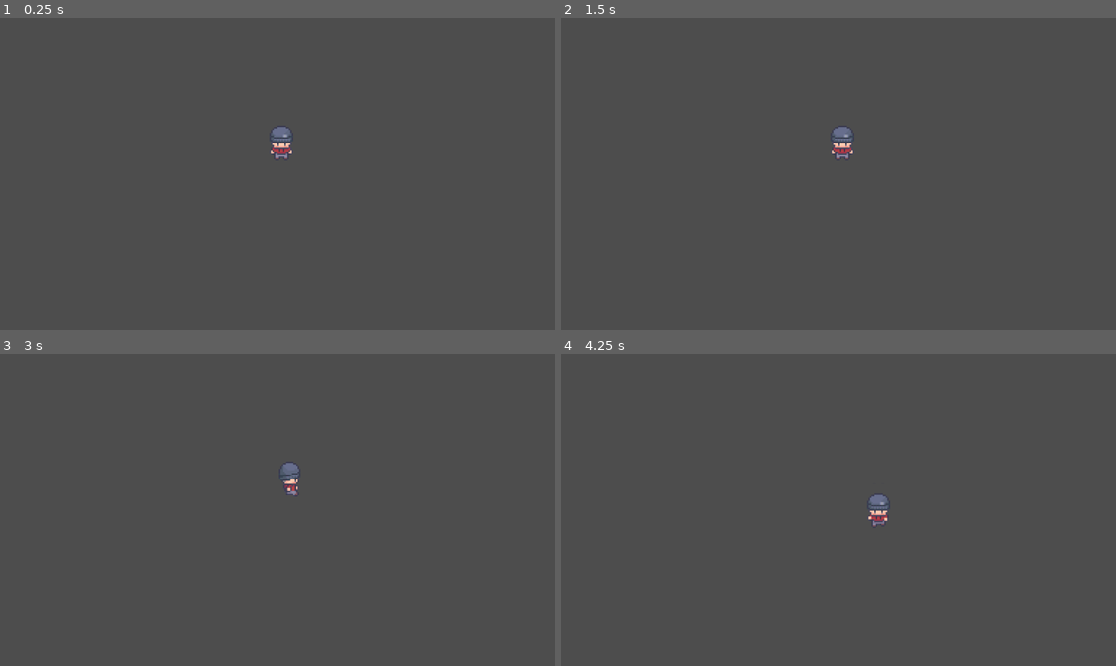
Above: before the commit, frames 1-4 (two rows, left to right).
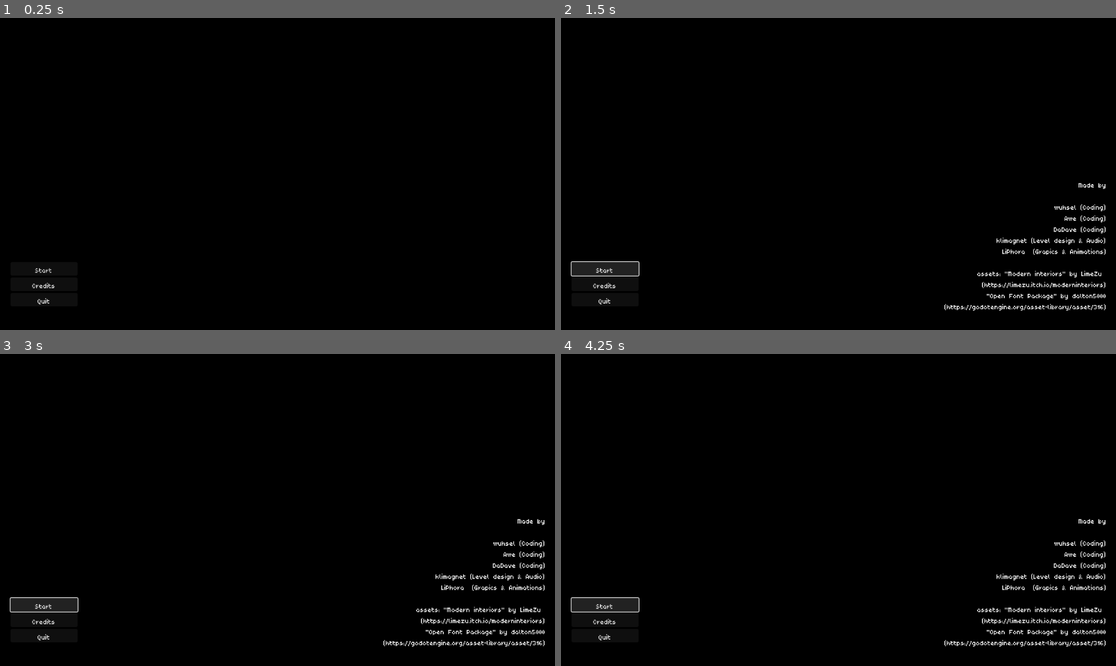
Above: after the commit, the same moments.

Repository: DaDave/JameGam-49
Game: Godot game, scene res://scenes/main_menu/main_menu.tscn
The game is run twice, just before and just after one commit, with the same random seed, the same clock (stepped at 60 frames per second) and the same inputs. Before the commit the project starts from res://scenes/test.tscn.
Inputs (mouse positions are in pixels of both pictures, inside the frame that each line leads up to):
- Up to frame 1 (0.25 s): no input
- Up to frame 2 (1.5 s): click (605, 283) at 0.5 s, where only the run after the commit has a clickable "Credits"; click (605, 267) at 1.25 s, where only the run after the commit has a clickable "Start"
- Up to frame 3 (3 s): click (44, 603) at 2 s, where only the run after the commit has a clickable "Start"; tap Enter at 2.75 s; hold D (player_right) from 2.78 s (still down)
- Up to frame 4 (4.25 s): release D (player_right) at 3.53 s; hold S (player_down) from 3.53 s (still down)

The runs differ from the first frame. In frame 1, 100% of the frame differs, in the area x 0-100%, y 0-100%; in frame 2, 100%; in frame 3, 100%; in frame 4, 100%.

Commit message:
Added game_manager with main_menu, game_over_menu and pause_menu

Diff:
--- a/project.godot
+++ b/project.godot
@@ -11,9 +11,19 @@
 [application]
 
 config/name="JameGam-49"
-run/main_scene="uid://d2fu6qb3ij58t"
+run/main_scene="uid://dyvgpxd0rqg44"
 config/features=PackedStringArray("4.5", "GL Compatibility")
 config/icon="res://icon.svg"
+
+[autoload]
+
+GameManagerSignalBus="*res://scenes/game_manager/game_manager_signal_bus.gd"
+GameManager="*res://scenes/game_manager/game_manager.gd"
+GameTimer="*res://scenes/game_manager/timer.gd"
+
+[gui]
+
+theme/custom_font="uid://7jdcyc6qvdvm"
 
 [input]
 
--- /dev/null
+++ b/resources/font/connectionII.tres
@@ -0,0 +1,9 @@
+[gd_resource type="FontFile" format=3 uid="uid://gi7nxo0108d1"]
+
+[resource]
+cache/0/16/0/ascent = 0.0
+cache/0/16/0/descent = 0.0
+cache/0/16/0/underline_position = 0.0
+cache/0/16/0/underline_thickness = 0.0
+cache/0/16/0/scale = 1.0
+cache/0/16/0/kerning_overrides/16/0 = Vector2(0, 0)
--- /dev/null
+++ b/resources/font/poco.tres
@@ -0,0 +1,9 @@
+[gd_resource type="FontFile" format=3 uid="uid://cs8hyv7d1kb6v"]
+
+[resource]
+cache/0/16/0/ascent = 0.0
+cache/0/16/0/descent = 0.0
+cache/0/16/0/underline_position = 0.0
+cache/0/16/0/underline_thickness = 0.0
+cache/0/16/0/scale = 1.0
+cache/0/16/0/kerning_overrides/16/0 = Vector2(0, 0)
--- a/scenes/Player.tscn
+++ b/scenes/Player.tscn
@@ -1,10 +1,10 @@
 [gd_scene load_steps=56 format=3 uid="uid://bv3co3tcjuqgx"]
 
-[ext_resource type="Script" path="res://scenes/player.gd" id="1_mdl7e"]
+[ext_resource type="Script" uid="uid://bjisn1obrfkhn" path="res://scenes/player.gd" id="1_mdl7e"]
 [ext_resource type="Texture2D" uid="uid://dutkamcf1shae" path="res://assets/player.png" id="1_p0vlq"]
-[ext_resource type="Script" uid="uid://bq0us0ee8mi4e" path="res://scenes/Components/movement_component.gd" id="3_qu4a1"]
-[ext_resource type="Script" uid="uid://ccfn1s3bwoan5" path="res://scenes/Components/input_component.gd" id="4_70d11"]
-[ext_resource type="Script" uid="uid://b58a5mkblegvr" path="res://scenes/Components/animation_component.gd" id="5_qu4a1"]
+[ext_resource type="Script" uid="uid://bq0us0ee8mi4e" path="res://scenes/components/movement_component.gd" id="3_qu4a1"]
+[ext_resource type="Script" uid="uid://ccfn1s3bwoan5" path="res://scenes/components/input_component.gd" id="4_70d11"]
+[ext_resource type="Script" uid="uid://b58a5mkblegvr" path="res://scenes/components/animation_component.gd" id="5_qu4a1"]
 
 [sub_resource type="AtlasTexture" id="AtlasTexture_v6fml"]
 atlas = ExtResource("1_p0vlq")
--- /dev/null
+++ b/scenes/checkpoint_object/checkpoint_object.gd
@@ -0,0 +1,14 @@
+class_name CheckpointObject
+
+extends Node
+
+@export var room_number: int
+
+# Called when the node enters the scene tree for the first time.
+func _ready() -> void:
+	pass # Replace with function body.
+
+
+# Called every frame. 'delta' is the elapsed time since the previous frame.
+func _process(delta: float) -> void:
+	pass
--- /dev/null
+++ b/scenes/game_manager/game_manager.gd
@@ -0,0 +1,99 @@
+extends Node
+
+var max_player_health: int
+var checkpoint_objects: Array[CheckpointObject]
+var target_objects: Array[TargetObject]
+var pause_menu_instance : PauseMenu = null
+var game_over_instance: GameOverMenu
+var occupied_room_values: Array
+var isPaused : bool = false
+
+func _ready() -> void:
+	GameManagerSignalBus.switch_scene_by_path.connect(_onSceneByPathSwitched)
+	GameManagerSignalBus.start_game.connect(_onGameStarted)
+	GameManagerSignalBus.pause_menu_initiated.connect(_onPauseMenuInitiated)
+	GameManagerSignalBus.pause_requested.connect(_onPauseRequested)
+	GameManagerSignalBus.game_over_menu_initiated.connect(_onGameOverMenuInitiated)
+	GameManagerSignalBus.game_over.connect(_onGameOver)
+	GameManagerSignalBus.register_checkpoint_object.connect(_onCheckpointObjectRegistered)
+	GameManagerSignalBus.register_target_object.connect(_onTargetObjectRegistered)
+	GameManagerSignalBus.decrease_player_health.connect(_onPlayerHealthDecreased)
+
+func _onSceneByPathSwitched(path: String) -> void:
+	call_deferred("_deferred_switch_scene", path)
+
+func _onGameStarted() -> void:
+	max_player_health = 3
+	var room_value_checkpoint_a = select_random_room_for_object()
+	var checkpoint_a = checkpoint_objects.filter(func(checkpoint_object):
+		return checkpoint_object.room_number == room_value_checkpoint_a
+	)
+	## TODO: Make checkpoint_a visible
+	var room_value_checkpoint_b = select_random_room_for_object()
+	var checkpoint_b = checkpoint_objects.filter(func(checkpoint_object):
+		return checkpoint_object.room_number == room_value_checkpoint_b
+	)
+	## TODO: Make checkpoint_b visible
+	var room_value_target = select_random_room_for_object()
+	var target = target_objects.filter(func(target_object):
+		return target_object.room_number == room_value_target
+	)
+	## TODO: Make target visible
+
+	GameTimer.one_shot = true
+	GameTimer.start(180)
+
+
+func _onPauseMenuInitiated(pause_menu: PauseMenu) -> void:
+	pause_menu_instance = pause_menu
+
+func _onPauseRequested() -> void:
+	pause()
+
+func _onGameOverMenuInitiated(game_over: GameOverMenu) -> void:
+	game_over_instance = game_over
+
+func _onGameOver() -> void:
+	game_over_instance.show()
+
+func _onCheckpointObjectRegistered(checkpoint_object: CheckpointObject) -> void:
+	checkpoint_objects.append(checkpoint_object)
+
+func _onTargetObjectRegistered(target_object: TargetObject) -> void:
+	target_objects.append(target_object)
+
+func _onPlayerHealthDecreased() -> void:
+	max_player_health = max_player_health-1
+	if max_player_health <= 0:
+		_onGameOver()
+
+func select_random_room_for_object() -> int:
+	var availableRoomValues = Rooms.values().filter(func(value):
+		return not occupied_room_values.has(value)
+	)
+	var selectedRoomValue = availableRoomValues.pick_random()
+	occupied_room_values.append(selectedRoomValue)
+	return selectedRoomValue
+
+func pause():
+	if isPaused:
+		pause_menu_instance.hide()
+		Engine.time_scale = 1
+		get_tree().paused = false
+	else:
+		pause_menu_instance.show()
+		Engine.time_scale = 0
+		get_tree().paused = true
+
+	isPaused = !isPaused
+
+## ROOM ENUM
+enum Rooms {COFFEE_KITCHEN, BOSS_OFFICE, WAREHOUSE, RECEPTION, RESTROOM, CHANGING_ROOM, OPEN_PLAN_OFFICE}
+
+const COFFEE_KITCHEN = 0
+const BOSS_OFFICE = 1
+const WAREHOUSE = 2
+const RECEPTION = 3
+const RESTROOM = 4
+const CHANGING_ROOM = 5
+const OPEN_PLAN_OFFICE = 6
--- /dev/null
+++ b/scenes/game_manager/game_manager_signal_bus.gd
@@ -0,0 +1,21 @@
+extends Node
+
+signal start_game()
+
+signal pause_menu_initiated(pause_menu : PauseMenu)
+
+signal pause_requested()
+
+signal quit_level_requested()
+
+signal game_over()
+
+signal game_over_menu_initiated(game_over_closed: GameOverMenu)
+
+signal switch_scene_by_path(path: String)
+
+signal decrease_player_health()
+
+signal register_checkpoint_object(checkpoint_object: CheckpointObject)
+
+signal register_target_object(Target_object: TargetObject)
--- /dev/null
+++ b/scenes/game_manager/timer.gd
@@ -0,0 +1,4 @@
+extends Node
+
+func _on_timer_timeout():
+	GameManagerSignalBus.game_over.emit()
--- /dev/null
+++ b/scenes/game_over_menu/game_over_menu.gd
@@ -0,0 +1,9 @@
+class_name GameOverMenu
+
+extends Control
+
+func _ready():
+	process_mode = Node.PROCESS_MODE_ALWAYS
+
+func _on_quit_button_pressed():
+	GameManagerSignalBus.switch_scene_by_path.emit("res://MainMenu/main_menu.tscn")
--- /dev/null
+++ b/scenes/game_over_menu/game_over_menu.tscn
@@ -0,0 +1,51 @@
+[gd_scene load_steps=2 format=3 uid="uid://jw72sm4n7uia"]
+
+[ext_resource type="Script" uid="uid://bf73xy2svf657" path="res://scenes/game_over_menu/game_over_menu.gd" id="1_p0tvy"]
+
+[node name="GameOverMenu" type="Control"]
+layout_mode = 3
+anchors_preset = 15
+anchor_right = 1.0
+anchor_bottom = 1.0
+grow_horizontal = 2
+grow_vertical = 2
+script = ExtResource("1_p0tvy")
+
+[node name="DarkTransparentColorRect" type="ColorRect" parent="."]
+layout_mode = 1
+anchors_preset = 15
+anchor_right = 1.0
+anchor_bottom = 1.0
+grow_horizontal = 2
+grow_vertical = 2
+color = Color(0, 0, 0, 0.521569)
+
+[node name="MarginContainer" type="MarginContainer" parent="."]
+layout_mode = 1
+anchors_preset = 8
+anchor_left = 0.5
+anchor_top = 0.5
+anchor_right = 0.5
+anchor_bottom = 0.5
+offset_left = -90.0
+offset_top = -60.0
+offset_right = 90.0
+offset_bottom = 60.0
+grow_horizontal = 2
+grow_vertical = 2
+
+[node name="VerticalBoxContainer" type="VBoxContainer" parent="MarginContainer"]
+layout_mode = 2
+theme_override_constants/separation = 12
+
+[node name="GameOverHeadline" type="Label" parent="MarginContainer/VerticalBoxContainer"]
+layout_mode = 2
+theme_override_font_sizes/font_size = 30
+text = "Game over. Thanks for playing. Have a nice day."
+horizontal_alignment = 1
+
+[node name="QuitButton" type="Button" parent="MarginContainer/VerticalBoxContainer"]
+layout_mode = 2
+text = "Quit"
+
+[connection signal="pressed" from="MarginContainer/VerticalBoxContainer/QuitButton" to="." method="_on_quit_button_pressed"]
--- /dev/null
+++ b/scenes/main_menu/main_menu.gd
@@ -0,0 +1,12 @@
+class_name MainMenu
+
+extends Control
+
+func _on_start_button_pressed():
+	GameManagerSignalBus.switch_scene_by_path.emit("res://Scenes/level_1.tscn")
+
+func _on_credits_button_pressed():
+	$CreditsLabel.visible = !$CreditsLabel.visible
+
+func _on_quit_button_pressed():
+	get_tree().quit()
--- /dev/null
+++ b/scenes/main_menu/main_menu.tscn
@@ -0,0 +1,76 @@
+[gd_scene load_steps=2 format=3 uid="uid://dyvgpxd0rqg44"]
+
+[ext_resource type="Script" uid="uid://ci7by8hu7ag7v" path="res://scenes/main_menu/main_menu.gd" id="1_nhkf3"]
+
+[node name="MainMenu" type="Control"]
+layout_mode = 3
+anchors_preset = 15
+anchor_right = 1.0
+anchor_bottom = 1.0
+grow_horizontal = 2
+grow_vertical = 2
+script = ExtResource("1_nhkf3")
+
+[node name="BackgroundColorRect" type="ColorRect" parent="."]
+layout_mode = 1
+anchors_preset = 15
+anchor_right = 1.0
+anchor_bottom = 1.0
+grow_horizontal = 2
+grow_vertical = 2
+color = Color(0, 0, 0, 1)
+
+[node name="VerticalBoxContainer" type="VBoxContainer" parent="."]
+layout_mode = 1
+anchors_preset = -1
+anchor_top = 1.0
+anchor_bottom = 1.0
+offset_left = 22.0
+offset_top = -141.0
+offset_right = 161.0
+offset_bottom = -19.0
+grow_vertical = 0
+
+[node name="StartButton" type="Button" parent="VerticalBoxContainer"]
+layout_mode = 2
+text = "Start"
+
+[node name="CreditsButton" type="Button" parent="VerticalBoxContainer"]
+layout_mode = 2
+text = "Credits"
+
+[node name="QuitButton" type="Button" parent="VerticalBoxContainer"]
+layout_mode = 2
+text = "Quit"
+
+[node name="CreditsLabel" type="Label" parent="."]
+visible = false
+layout_mode = 1
+anchors_preset = 3
+anchor_left = 1.0
+anchor_top = 1.0
+anchor_right = 1.0
+anchor_bottom = 1.0
+offset_left = -440.0
+offset_top = -314.0
+offset_right = -20.0
+offset_bottom = -20.0
+grow_horizontal = 0
+grow_vertical = 0
+text = "Made by
+
+wuhsel (Coding)
+Awe (Coding)
+DaDave (Coding)
+klimagnet (Level design & Audio)
+LiPhora  (Grapics & Animations)
+
+assets: \"Modern interiors\" by LimeZu
+(https://limezu.itch.io/moderninteriors)
+\"Open Font Package\" by dalton5000
+(https://godotengine.org/asset-library/asset/316)"
+horizontal_alignment = 2
+
+[connection signal="pressed" from="VerticalBoxContainer/StartButton" to="." method="_on_start_button_pressed"]
+[connection signal="pressed" from="VerticalBoxContainer/CreditsButton" to="." method="_on_credits_button_pressed"]
+[connection signal="pressed" from="VerticalBoxContainer/QuitButton" to="." method="_on_quit_button_pressed"]
--- /dev/null
+++ b/scenes/pause_menu/pause_menu.gd
@@ -0,0 +1,14 @@
+class_name PauseMenu
+
+extends Control
+
+func _ready():
+	GameManagerSignalBus.pause_menu_initiated.emit(self)
+	process_mode = Node.PROCESS_MODE_ALWAYS
+
+func _on_resume_button_pressed():
+	GameManagerSignalBus.pause_requested.emit()
+
+func _on_quit_button_pressed():
+	GameManagerSignalBus.pause_requested.emit()
+	GameManagerSignalBus.switch_scene_by_path.emit("res://MainMenu/main_menu.tscn")
--- /dev/null
+++ b/scenes/pause_menu/pause_menu.tscn
@@ -0,0 +1,58 @@
+[gd_scene load_steps=2 format=3 uid="uid://ciri27wpl8l7m"]
+
+[ext_resource type="Script" uid="uid://c1ch3p3tfg3dt" path="res://scenes/pause_menu/pause_menu.gd" id="1_tobvk"]
+
+[node name="PauseMenu" type="Control"]
+layout_mode = 3
+anchors_preset = 15
+anchor_right = 1.0
+anchor_bottom = 1.0
+grow_horizontal = 2
+grow_vertical = 2
+script = ExtResource("1_tobvk")
+
+[node name="DarkTransparentColorRect" type="ColorRect" parent="."]
+layout_mode = 1
+anchors_preset = 15
+anchor_right = 1.0
+anchor_bottom = 1.0
+grow_horizontal = 2
+grow_vertical = 2
+color = Color(0, 0, 0, 0.521569)
+
+[node name="MarginContainer" type="MarginContainer" parent="."]
+layout_mode = 1
+anchors_preset = 8
+anchor_left = 0.5
+anchor_top = 0.5
+anchor_right = 0.5
+anchor_bottom = 0.5
+offset_left = -90.0
+offset_top = -60.0
+offset_right = 90.0
+offset_bottom = 60.0
+grow_horizontal = 2
+grow_vertical = 2
+
+[node name="VerticalBoxContainer" type="VBoxContainer" parent="MarginContainer"]
+layout_mode = 2
+theme_override_constants/separation = 12
+
+[node name="PauseHeadline" type="Label" parent="MarginContainer/VerticalBoxContainer"]
+layout_mode = 2
+theme_override_font_sizes/font_size = 30
+text = "Pause"
+horizontal_alignment = 1
+
+[node name="ResumeButton" type="Button" parent="MarginContainer/VerticalBoxContainer"]
+layout_mode = 2
+text = "Resume"
+
+[node name="QuitButton" type="Button" parent="MarginContainer/VerticalBoxContainer"]
+layout_mode = 2
+text = "Quit"
+
+[connection signal="pressed" from="MarginContainer/VerticalBoxContainer/ResumeButton" to="." method="_on_resume_pressed"]
+[connection signal="pressed" from="MarginContainer/VerticalBoxContainer/ResumeButton" to="." method="_on_resume_button_pressed"]
+[connection signal="pressed" from="MarginContainer/VerticalBoxContainer/QuitButton" to="." method="_on_quit_pressed"]
+[connection signal="pressed" from="MarginContainer/VerticalBoxContainer/QuitButton" to="." method="_on_quit_button_pressed"]
--- /dev/null
+++ b/scenes/target_object/target_object.gd
@@ -0,0 +1,14 @@
+class_name TargetObject
+
+extends Node
+
+@export var room_number: int
+
+# Called when the node enters the scene tree for the first time.
+func _ready() -> void:
+	pass # Replace with function body.
+
+
+# Called every frame. 'delta' is the elapsed time since the previous frame.
+func _process(delta: float) -> void:
+	pass
Not shown, added: Sounds/explosion 1.1.wav.import
Not shown, added: Sounds/explosion 1.wav.import
Binary file added: resources/font/connectionII.otf
Not shown, added: resources/font/connectionII.otf.import
Binary file added: resources/font/poco.ttf
Not shown, added: resources/font/poco.ttf.import
Not shown, added: scenes/checkpoint_object/checkpoint_object.gd.uid
Not shown, added: scenes/game_manager/game_manager.gd.uid
Not shown, added: scenes/game_manager/game_manager_signal_bus.gd.uid
Not shown, added: scenes/game_manager/timer.gd.uid
Not shown, added: scenes/game_over_menu/game_over_menu.gd.uid
Not shown, added: scenes/main_menu/main_menu.gd.uid
(and 3 more such lines)
